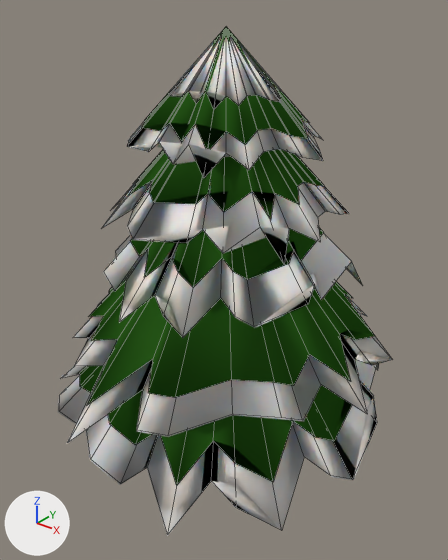
Renders of the Blender file Assets/Prefabs/gran2.blend from each side of a commit.
Before and after are seen from a 50 mm camera at (1.84, -2.32, 1.4) aimed at (0.03, -0.06, 0.0). Arrows for +X, +Y and +Z are at lower left; the lights stay in place. Mesh edges are drawn as thin lines.

The scene before the commit, as lines of its bpy script (objects in view):
```python
ob_cone_001 = bpy.data.objects.new('Cone.001', me_cone_001)
ob_cone_001.location = (0.0, 0.0, 0.14)
ob_cone_001.scale = (0.801, 0.801, 0.801)
ob_cone_002 = bpy.data.objects.new('Cone.002', me_cone_002)
ob_cone_002.location = (0.0, 0.0, 0.454)
ob_cone_002.rotation_euler = (0.0, 0.0, 1.114)  # degrees (0, 0, 64)
ob_cone_002.scale = (0.732, 0.732, 0.732)
ob_cone_003 = bpy.data.objects.new('Cone.003', me_cone_003)
ob_cone_003.location = (0.0, 0.0, 0.673)
ob_cone_003.rotation_euler = (0.0, 0.0, -0.528)  # degrees (0, 0, -30)
ob_cone_003.scale = (0.558, 0.558, 0.558)
ob_cone_004 = bpy.data.objects.new('Cone.004', me_cone_004)
ob_cone_004.location = (0.0, 0.0, 0.934)
ob_cone_004.rotation_euler = (0.0, 0.0, -1.507)  # degrees (0, 0, -86)
ob_cone_004.scale = (0.506, 0.506, 0.506)
ob_cone_005 = bpy.data.objects.new('Cone.005', me_cone_005)
ob_cone_005.location = (0.0, 0.0, 1.16)
ob_cone_005.rotation_euler = (0.0, 0.0, -2.073)  # degrees (0, 0, -119)
ob_cone_005.scale = (0.407, 0.407, 0.407)
ob_cone_006 = bpy.data.objects.new('Cone.006', me_cone_006)
ob_cone_006.location = (0.0, 0.0, 1.187)
ob_cone_006.rotation_euler = (0.0, 0.0, -2.073)  # degrees (0, 0, -119)
ob_cone_006.scale = (0.234, 0.234, 0.234)
ob_cone_007 = bpy.data.objects.new('Cone.007', me_cone_007)
ob_cone_007.location = (0.0, 0.0, 0.952)
ob_cone_007.rotation_euler = (0.0, 0.0, -1.507)  # degrees (0, 0, -86)
ob_cone_007.scale = (0.396, 0.396, 0.396)
ob_cone_008 = bpy.data.objects.new('Cone.008', me_cone_008)
ob_cone_008.location = (0.0, 0.0, 1.174)
ob_cone_008.rotation_euler = (0.0, 0.0, -2.073)  # degrees (0, 0, -119)
ob_cone_008.scale = (0.345, 0.345, 0.345)
ob_cone_011 = bpy.data.objects.new('Cone.011', me_cone_011)
ob_cone_011.location = (0.0, 0.0, 0.17)
ob_cone_011.scale = (0.691, 0.691, 0.691)
# also in view: 'Cone.009' at (-0.05, 0.0, 0.43); 'Cone.010' at (0.0, -0.1, 0.1)
```
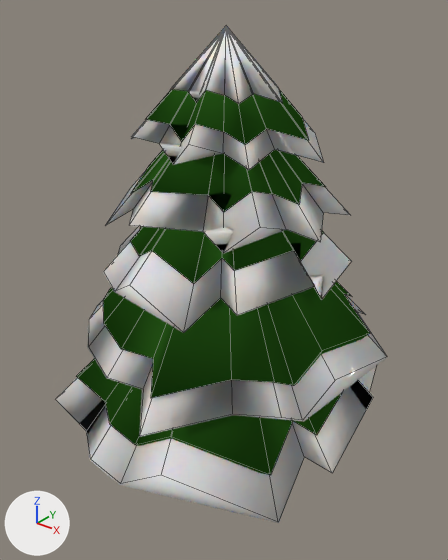
Boxes [x1, y1, x2, y2] around the edits, measured in the pictures (448 x 560 px):
'Cone.010', modifiers changed (7% narrower, 6% shorter)
    before: [87, 280, 375, 405]
    after: [103, 281, 370, 398]
'Cone.001', modifiers changed
    before: [58, 359, 379, 536]
    after: [55, 367, 376, 523]
'Cone.002', modifiers changed (7% narrower)
    before: [67, 293, 392, 443]
    after: [87, 294, 388, 437]
'Cone.003', modifiers changed
    before: [103, 233, 363, 337]
    after: [103, 226, 351, 333]
'Cone.004', modifiers changed (7% shorter)
    before: [102, 174, 349, 264]
    after: [106, 170, 350, 254]
'Cone.011', modifiers changed
    before: [80, 366, 352, 485]
    after: [76, 359, 342, 475]
'Cone.007', modifiers changed
    before: [129, 149, 324, 220]
    after: [131, 150, 326, 212]
'Cone.008', modifiers changed
    before: [142, 27, 308, 149]
    after: [146, 89, 309, 145]
'Cone.009', modifiers changed
    before: [130, 228, 324, 288]
    after: [130, 226, 324, 284]
'Cone.005', modifiers changed
    before: [127, 118, 323, 179]
    after: [131, 119, 324, 170]
'Cone.006', moved, modifiers changed
    before: [168, 34, 283, 110]
    after: [171, 26, 282, 104]

The change in detail:
Object 'Cone.001' (ob_cone_001) gains a DECIMATE modifier named 'Decimate'.
Modifier setting: ratio = 0.6.
Object 'Cone.002' (ob_cone_002) gains a DECIMATE modifier named 'Decimate'.
Modifier setting: ratio = 0.6.
Object 'Cone.003' (ob_cone_003) gains a DECIMATE modifier named 'Decimate'.
Modifier setting: ratio = 0.6.
Object 'Cone.004' (ob_cone_004) gains a DECIMATE modifier named 'Decimate'.
Modifier setting: ratio = 0.6.
Object 'Cone.005' (ob_cone_005) gains a DECIMATE modifier named 'Decimate'.
Modifier setting: ratio = 0.6.
Object 'Cone.006' (ob_cone_006) moves from (0.0, 0.0, 1.187) to (0.0, 0.0, 1.191).
Object 'Cone.006' (ob_cone_006) gains a DECIMATE modifier named 'Decimate'.
Modifier setting: ratio = 0.6.
Object 'Cone.007' (ob_cone_007) gains a DECIMATE modifier named 'Decimate'.
Modifier setting: ratio = 0.6.
Object 'Cone.008' (ob_cone_008) gains a DECIMATE modifier named 'Decimate'.
Modifier setting: ratio = 0.6.
Object 'Cone.009' (ob_cone_009) gains a DECIMATE modifier named 'Decimate'.
Modifier setting: ratio = 0.6.
Object 'Cone.010' (ob_cone_010) gains a DECIMATE modifier named 'Decimate'.
Modifier setting: ratio = 0.6.
Object 'Cone.011' (ob_cone_011) gains a DECIMATE modifier named 'Decimate'.
Modifier setting: ratio = 0.6.
